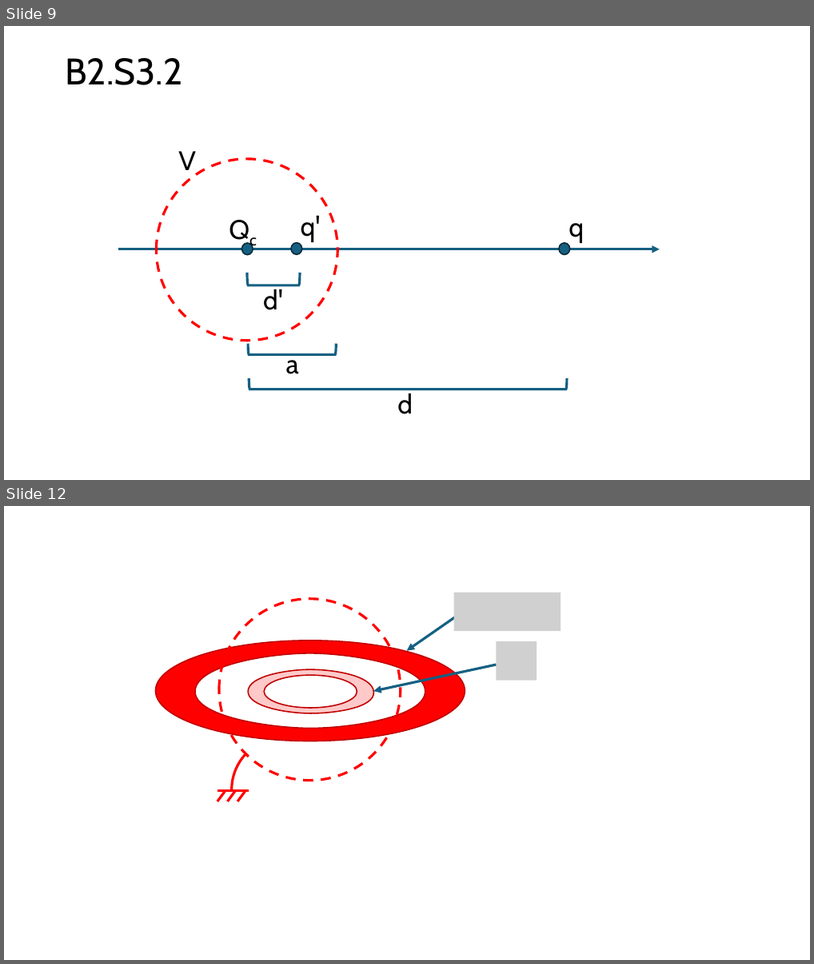
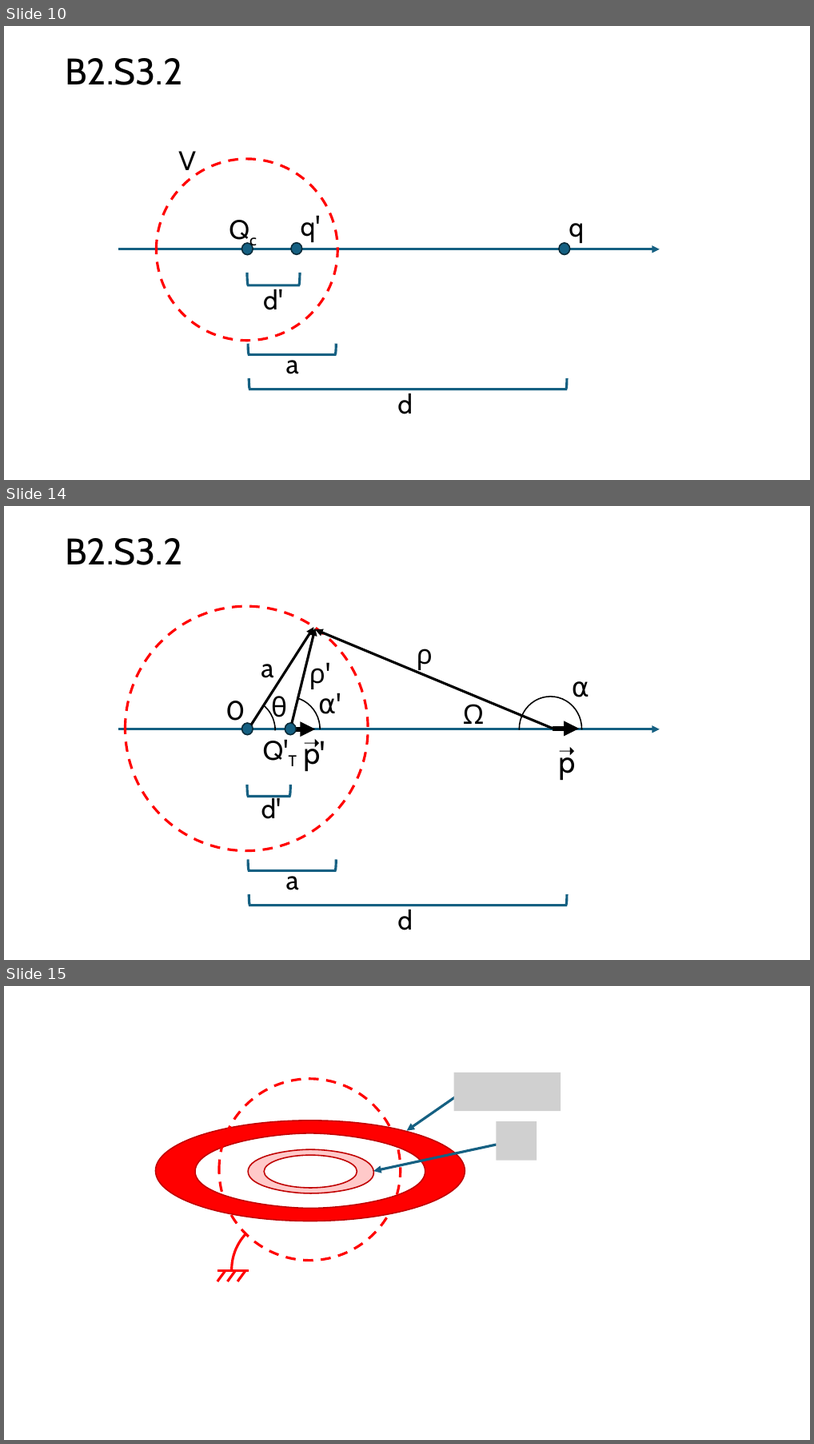
Before and after one commit to GuillermoRegodon/jupyter-em1fisuco-problemas, a slide deck: images/Images.pptx. Shown one above the other, each under a label of ours: slides 9 and 12 before the commit, slides 10, 14 and 15 after it; the slides between them are not shown. The pictures are 814x964 and 814x1444 pixels, drawn with LibreOffice and Linux fonts; fonts in the diff are those of the drawing; grey boxes stand for pictures. Boxes give left, top, right and bottom in pixels: in the first picture for what was removed or moved away, otherwise in the second. Text is boxed around its words. In the diff, an @@ line names an element or a change of style, - is before the commit and + after.

```diff
--- a/images/Images.pptx
+++ b/images/Images.pptx
@@ slide 14 added at [4, 506, 810, 960], background #FFFFFF @@
@@ text added at [66, 538, 183, 565], 44 pt, text #000000 @@
+B2.S3.2
@@ ellipse added at [125, 607, 368, 851], outline #FF0000 3 pt dashed @@
@@ arrow added from (251, 724) to (314, 627), #000000 3 pt @@
@@ arrow added from (292, 723) to (315, 628), #000000 3 pt @@
@@ arrow added from (553, 728) to (315, 629), #000000 3 pt @@
@@ text added at [417, 648, 433, 672], 32 pt, text #000000 @@
+ρ
@@ text added at [261, 664, 274, 678], 32 pt, text #000000 @@
+a
@@ text added at [310, 668, 326, 689], 32 pt, text #000000 @@
+ρ'
@@ text added at [566, 667, 594, 706], 32 pt, text #000000 @@
+⍺
@@ arc (boxed as its full ellipse) added at [258, 696, 320, 761], outline #000000 1.5 pt @@
@@ text added at [271, 692, 287, 724], 32 pt, text #000000 @@
+θ
@@ text added at [313, 684, 356, 723], 32 pt, text #000000 @@
+⍺'
@@ arc (boxed as its full ellipse) added at [519, 696, 582, 761], outline #000000 1.5 pt @@
@@ arc (boxed as its full ellipse) added at [213, 698, 275, 763], outline #000000 1.5 pt @@
@@ text added at [226, 700, 245, 726], 32 pt, text #000000 @@
+0
@@ text added at [463, 699, 484, 730], 32 pt, text #000000 @@
+Ω
@@ arrow added from (118, 729) to (660, 729), #156082 3 pt @@
@@ ellipse added at [242, 723, 254, 734], fill #156082, outline #092A39 1.5 pt @@
@@ text added at [263, 739, 297, 766], 32 pt, text #000000 @@
+Q'T
@@ ellipse added at [286, 723, 296, 734], fill #156082, outline #092A39 1.5 pt @@
@@ arrow added from (289, 729) to (315, 729), #000000 6 pt @@
@@ text added at [298, 727, 330, 757], 24 pt, text #000000 @@
+➝
@@ text added at [303, 739, 325, 771], 36 pt, text #000000 @@
+p'
@@ arrow added from (553, 728) to (579, 728), #000000 6 pt @@
@@ text added at [553, 735, 586, 765], 24 pt, text #000000 @@
+➝
@@ text added at [558, 747, 575, 780], 36 pt, text #000000 @@
+p
@@ left bracket added at [247, 784, 290, 796], outline #156082 3 pt @@
@@ text added at [262, 796, 282, 819], 32 pt, text #000000 @@
+d'
@@ left bracket added at [248, 860, 336, 870], outline #156082 3 pt @@
@@ text added at [286, 869, 299, 890], 32 pt, text #000000 @@
+a
@@ left bracket added at [249, 894, 567, 904], outline #156082 3 pt @@
@@ text added at [398, 908, 413, 930], 32 pt, text #000000 @@
+d
@@ what was slide 9 is now slide 10 @@
@@ what was slide 12 is now slide 15 @@
```
Also in this commit, not shown: 2 slides changed, 2 other slides added, 49 other files.
